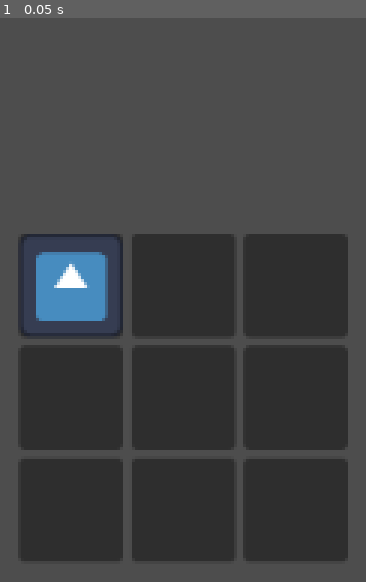
Above: before the commit, frame 1.
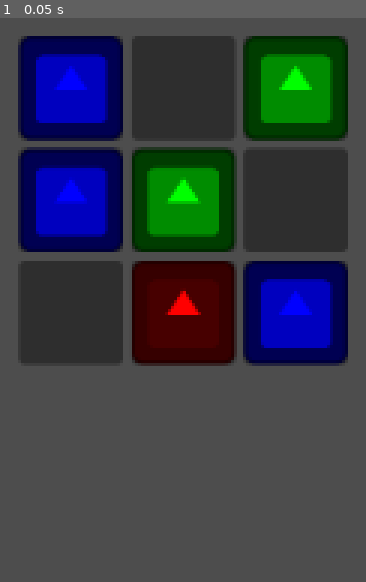
Above: after the commit, the same moment.

Repository: JoeThCo/Frogue_Proof_Of_Concept
Game: Godot game, scene res://game.tscn
Same seed, same stepped clock (60 frames per second), same inputs: the game is played once before the commit and once after it. The engine's default icon, where the game draws it, is replaced by a stand-in: a white triangle on a blue panel in a dark square.
Inputs:
- Up to frame 1 (0.05 s): no input

The runs differ from the first frame. In frame 1, 73% of the frame differs, in the area x 4-96%, y 3-97%.

Commit message:
simple drag and drop with colors

Diff:
--- /dev/null
+++ b/frog.gd
@@ -0,0 +1,30 @@
+extends Node
+class_name Frog
+
+var color: Color = Color.TRANSPARENT
+var health: int = 5
+var damage: int = 3
+var speed: int = 1
+
+
+var colors = [Color(1.0, 0.0, 0.0, 1.0),
+          Color(0.0, 1.0, 0.0, 1.0),
+          Color(0.0, 0.0, 1.0, 1.0)]
+
+
+func frog_init_all(in_health: int, in_damage: int, in_speed: int):
+    self.health = in_health
+    self.damage = in_damage
+    self.speed = in_speed
+    self.color = colors[randi() % colors.size()]
+
+
+func frog_init_random():
+    self.health = (randi() % 5) + 1
+    self.damage = (randi() % 5) + 1
+    self.speed = (randi() % 5) + 1
+    self.color = colors[randi() % colors.size()]
+
+
+func _to_string() -> String:
+    return str(health) + " " + str(damage) + " " + str(speed)
--- a/frogue.tscn
+++ b/frogue.tscn
@@ -1,6 +1,6 @@
 [gd_scene load_steps=3 format=3 uid="uid://cyxqmfxjhcgoi"]
 
-[ext_resource type="Script" path="res://frogue.gd" id="1_lw61t"]
+[ext_resource type="Script" path="res://slot.gd" id="1_lw61t"]
 [ext_resource type="Texture2D" uid="uid://bcjwtdxmp7n8o" path="res://icon.svg" id="2_fmbed"]
 
 [node name="Frogue" type="PanelContainer" node_paths=PackedStringArray("texture_rect")]
--- a/game.tscn
+++ b/game.tscn
@@ -11,9 +11,9 @@
 layout_mode = 3
 anchors_preset = 0
 offset_left = 100.0
-offset_top = 300.0
+offset_top = 205.0
 offset_right = 140.0
-offset_bottom = 340.0
+offset_bottom = 245.0
 
 [node name="Grid" type="GridContainer" parent="UI"]
 layout_mode = 0
--- a/grid.gd
+++ b/grid.gd
@@ -5,15 +5,17 @@
 @onready var frogue: PackedScene = load("res://frogue.tscn")
 
 
-@export var grid_size: Vector2i = Vector2i.ONE * 3
+const GRID_SIZE: int = 3
 
 
 func _ready() -> void:
-    columns = grid_size.x
-    for y in range(grid_size.y):
-        for x in range(grid_size.x):
-            var new_frogue: Frogue = frogue.instantiate()
-            new_frogue.frogue_init()
-            if x != 0 or y != 0:
-                new_frogue.remove_texture()
-            add_child(new_frogue)
+    columns = GRID_SIZE
+    for i in range(GRID_SIZE * GRID_SIZE):
+        var frog_slot: Frog_Slot = frogue.instantiate()
+        if randi() % 2 == 0:
+            var frog: Frog = Frog.new()
+            frog.frog_init_random()
+            frog_slot.frogue_init(frog, i)
+        else:
+            frog_slot.remove_texture()
+        add_child(frog_slot)
--- a/frogue.gd
+++ b/slot.gd
@@ -1,23 +1,32 @@
 extends PanelContainer
-class_name Frogue
+class_name Frog_Slot
 
 
 @export var texture_rect: TextureRect
 
 
-func frogue_init():
-    pass
+var frog: Frog
+var index: int
 
 
+func frogue_init(in_frog: Frog, in_index: int):
+    frog = in_frog
+    index = in_index
+    texture_rect.modulate = in_frog.color
+
+
+#to get data that can be dragged and dropped onto controls that expect drop data
 func _get_drag_data(_at_position: Vector2) -> Variant:
     set_drag_preview(get_preview())
     return texture_rect
 
 
+#to test if data from a control's _get_drag_data() can be dropped at at_position
 func _can_drop_data(_at_position: Vector2, data: Variant) -> bool:
     return data is TextureRect
 
 
+# to pass you the data from a control's _get_drag_data() result
 func _drop_data(_at_position: Vector2, data: Variant) -> void:
     var temp: Texture = texture_rect.texture
     texture_rect.texture = data.texture
@@ -27,12 +36,12 @@
 func get_preview():
     var preview_texture: TextureRect = TextureRect.new()
     preview_texture.texture = texture_rect.texture
+    preview_texture.modulate = texture_rect.modulate
     preview_texture.expand_mode = TextureRect.EXPAND_FIT_WIDTH
     preview_texture.size = Vector2.ONE * 25
 
     var preview: Control = Control.new()
     preview.add_child(preview_texture)
-
     return preview
 
 
